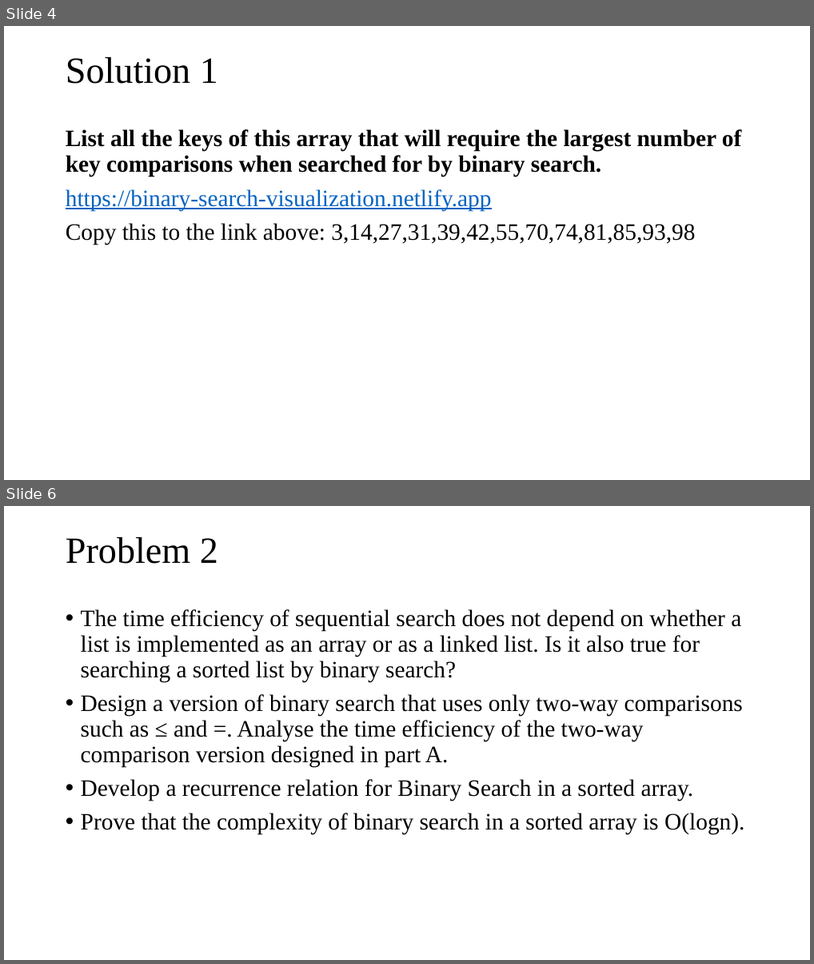
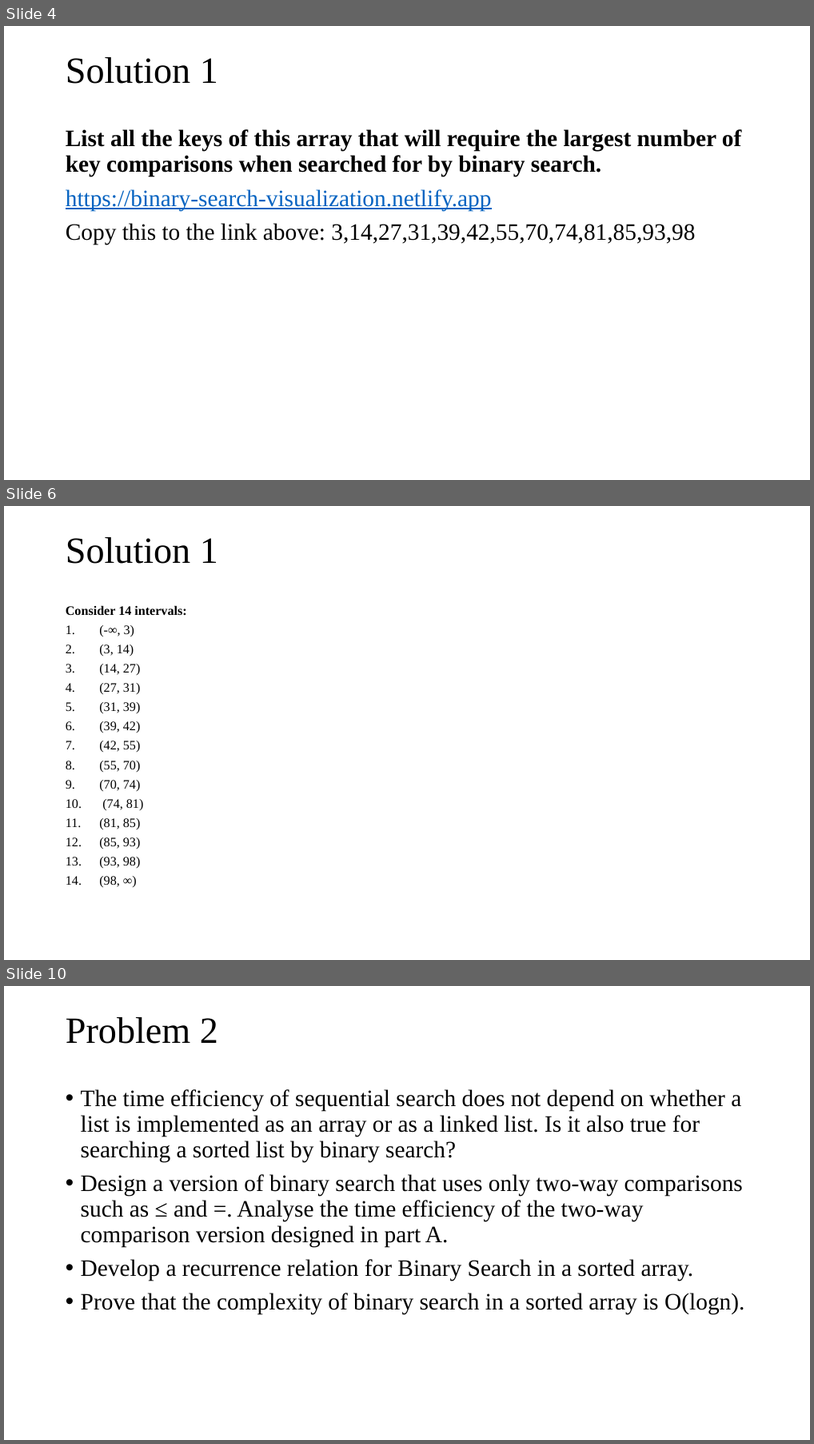
Before and after one commit to tamlhp/2801ict-public, a slide deck: week-7&8/problem-set/2801ict-week7&8.pptx. Shown one above the other, each under a label of ours: slides 4 and 6 before the commit, slides 4, 6 and 10 after it; the slides between them are not shown. The pictures are 814x964 and 814x1444 pixels, drawn with LibreOffice and Linux fonts; fonts in the diff are those of the drawing. Boxes give left, top, right and bottom in pixels: in the first picture for what was removed or moved away, otherwise in the second. Text is boxed around its words. In the diff, an @@ line names an element or a change of style, - is before the commit and + after.

```diff
--- a/week-7&8/problem-set/2801ict-week7&8.pptx
+++ b/week-7&8/problem-set/2801ict-week7&8.pptx
@@ slide 6 added at <box>4,506,810,960</box>, background #FFFFFF @@
@@ title added at <box>66,537,218,564</box>, 44 pt, text #000000 @@
+Solution 1
@@ text added at <box>66,605,186,887</box>, 15.4 pt, text #000000 @@
+Consider 14 intervals:
+1. (-∞, 3)
+2. (3, 14)
+3. (14, 27)
+4. (27, 31)
+5. (31, 39)
+6. (39, 42)
+7. (42, 55)
+8. (55, 70)
+9. (70, 74)
+10. (74, 81)
+11. (81, 85)
+12. (85, 93)
+13. (93, 98)
+14. (98, ∞)
@@ what was slide 6 is now slide 10 @@
```
Also in this commit, not shown: 3 slides changed, 4 other slides added, 1 slide removed.
